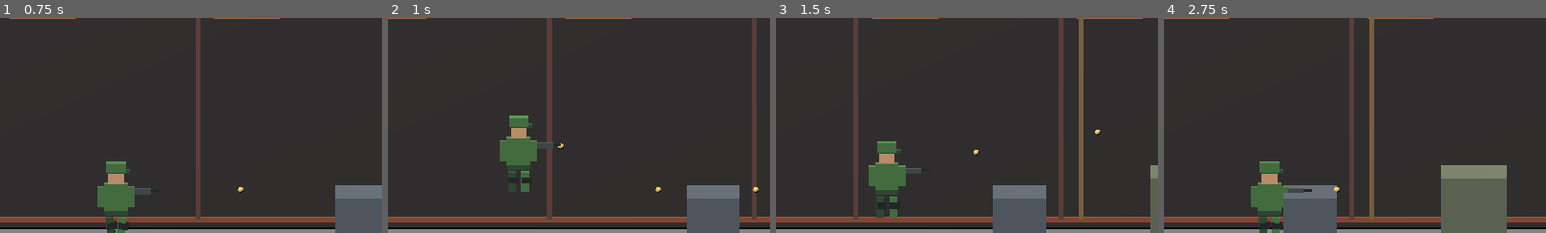
Above: before the commit, frames 1-4 (left to right).
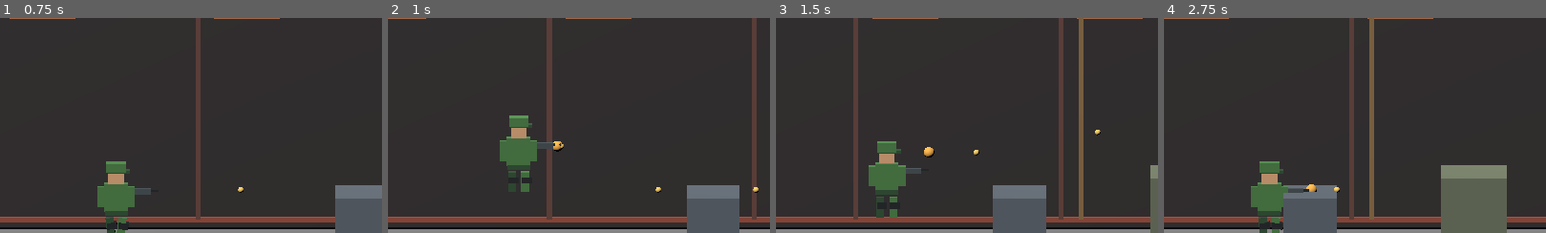
Above: after the commit, the same moments.

Repository: Nurullokhons/almost-hero-android
Game: Godot game, scene res://scenes/main.tscn
Same seed, same stepped clock (60 frames per second), same inputs: the game is played once before the commit and once after it.
Inputs (mouse positions are % of the whole screen's width and height, from its top left):
- Up to frame 1 (0.75 s): move the mouse to (72, 45) at 0.52 s; hold D from 0.53 s (still down); hold Ctrl from 0.53 s (still down); click (72, 45) at 0.67 s
- Up to frame 2 (1 s): keep holding D; keep holding Ctrl; tap Space at 0.77 s
- Up to frame 3 (1.5 s): move the mouse to (30, 55) at 1.27 s; release D at 1.28 s; release Ctrl at 1.28 s; hold S from 1.28 s (still down); tap Ctrl at 1.35 s
- Up to frame 4 (2.75 s): tap Space at 1.52 s; move the mouse to (60, 28) at 2.02 s; release S at 2.03 s; hold D from 2.03 s (still down); hold Ctrl from 2.03 s (still down)
The pictures show only the part of the screen within x 27-77%, y 9-59%; the shares and areas given below are measured in that part.

Frame 1 is identical in both runs. In frame 2, less than 0.1% of the frame differs, in the area x 43-46%, y 57-63%; in frame 3, 0.1%, in the area x 38-42%, y 60-65%; in frame 4, less than 0.1%.

Commit message:
Add short muzzle flash to weapon firing

Diff:
--- a/game/scripts/player.gd
+++ b/game/scripts/player.gd
@@ -112,6 +112,15 @@
 	b.material_override = _mat(Color("#ffd36a"))
 	b.global_position = global_position + Vector3(0.85 * _facing, 1.15, -0.1)
 	get_parent().add_child(b)
+	var flash := MeshInstance3D.new()
+	var flash_mesh := SphereMesh.new()
+	flash_mesh.radius = 0.13
+	flash_mesh.height = 0.26
+	flash.mesh = flash_mesh
+	flash.material_override = _mat(Color("#ffb84d"))
+	flash.global_position = b.global_position + Vector3(0.18 * _facing, 0.0, -0.02)
+	get_parent().add_child(flash)
+	get_tree().create_timer(0.07).timeout.connect(flash.queue_free)
 	_bullets.append(b)
 	_bullet_dirs.append(_facing)
 
